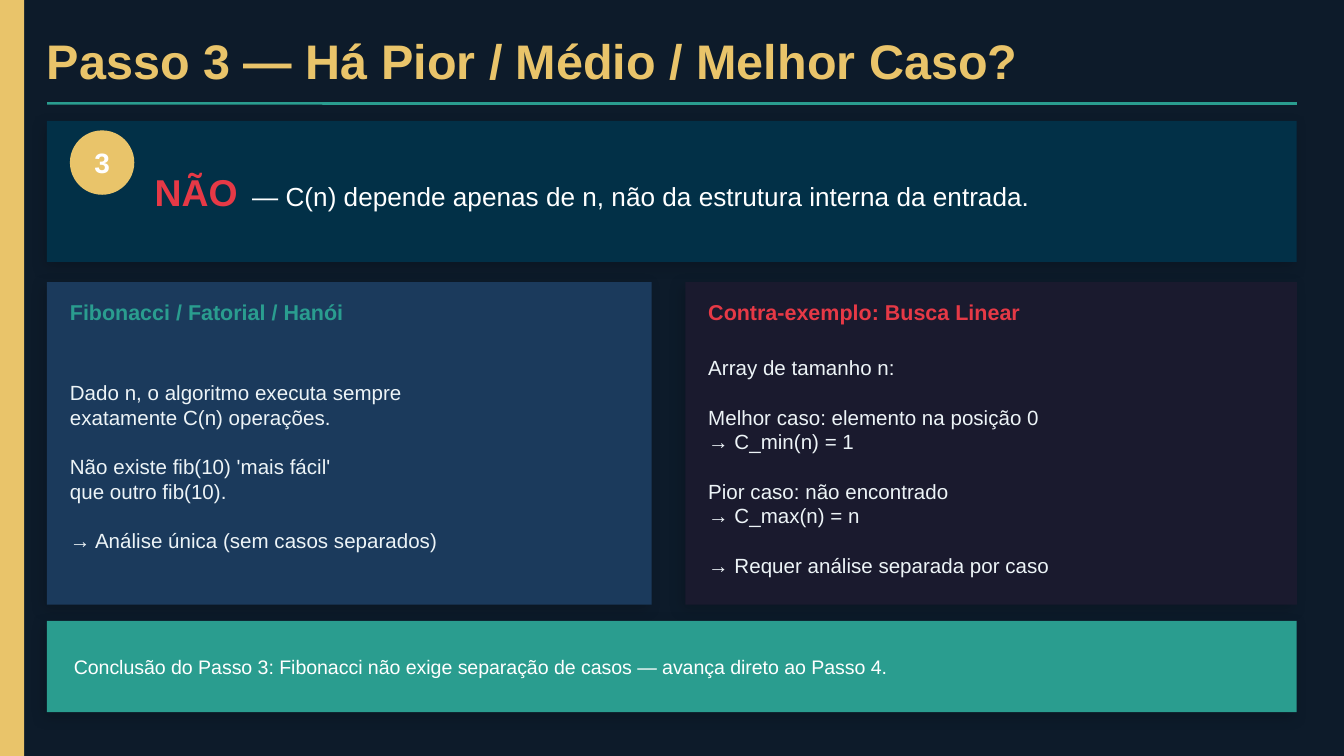
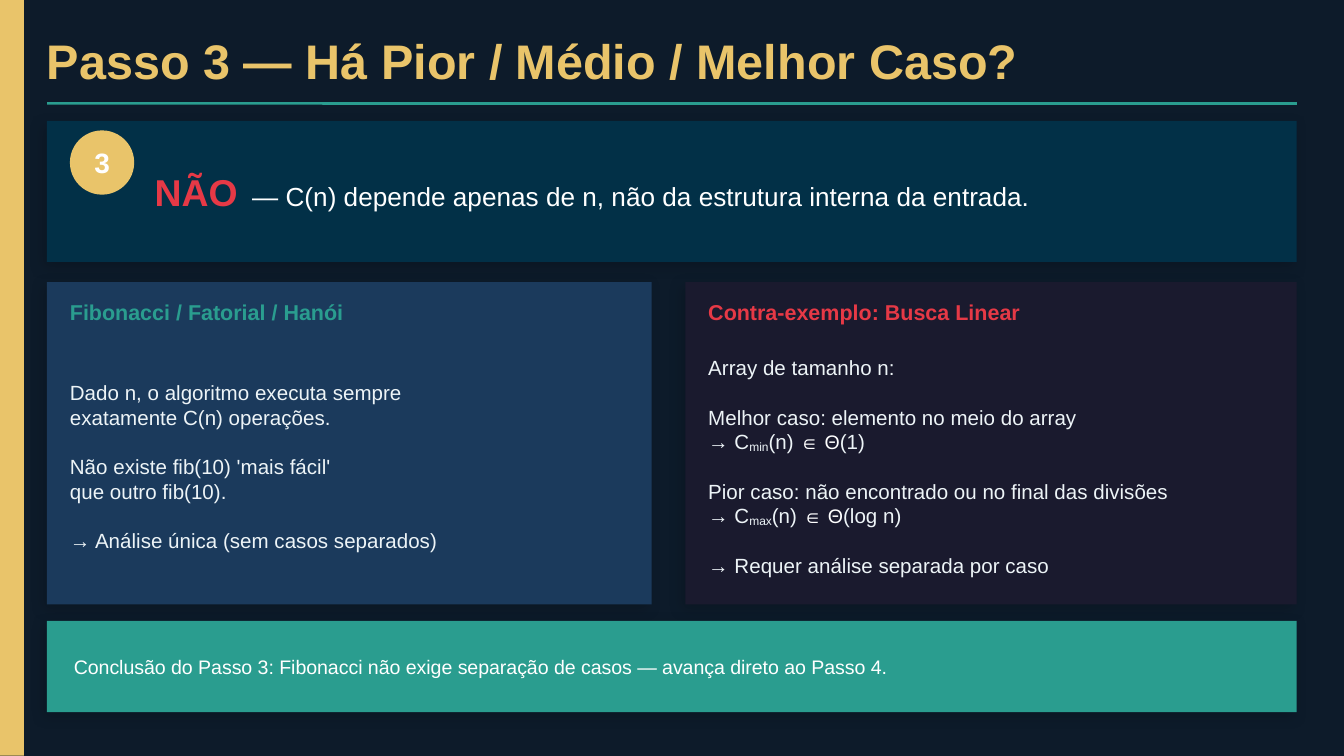
Before and after one commit to IgorMeirelesEng/fibonacci-analisis, a slide deck: slide 4 of fibonacci_analise_v2.pptx. Drawn at 1344x756 pixels with LibreOffice and Linux fonts; fonts in the diff are those of the drawing. Boxes give left, top, right and bottom in pixels: in the first picture for what was removed or moved away, otherwise in the second. Text is boxed around its words. In the diff, an @@ line names an element or a change of style, - is before the commit and + after.

```diff
--- a/fibonacci_analise_v2.pptx
+++ b/fibonacci_analise_v2.pptx
@@ text at (708, 410, 1167, 528): text changed @@
-Melhor caso: elemento na posição 0
-→ C_min(n) = 1
-Pior caso: não encontrado
-→ C_max(n) = n
+Melhor caso: elemento no meio do array
+→ Cmin(n) ∈ Θ(1)
+Pior caso: não encontrado ou no final das divisões
+→ Cmax(n) ∈ Θ(log n)
```
Also in this commit, not shown: 5 other slides changed.
